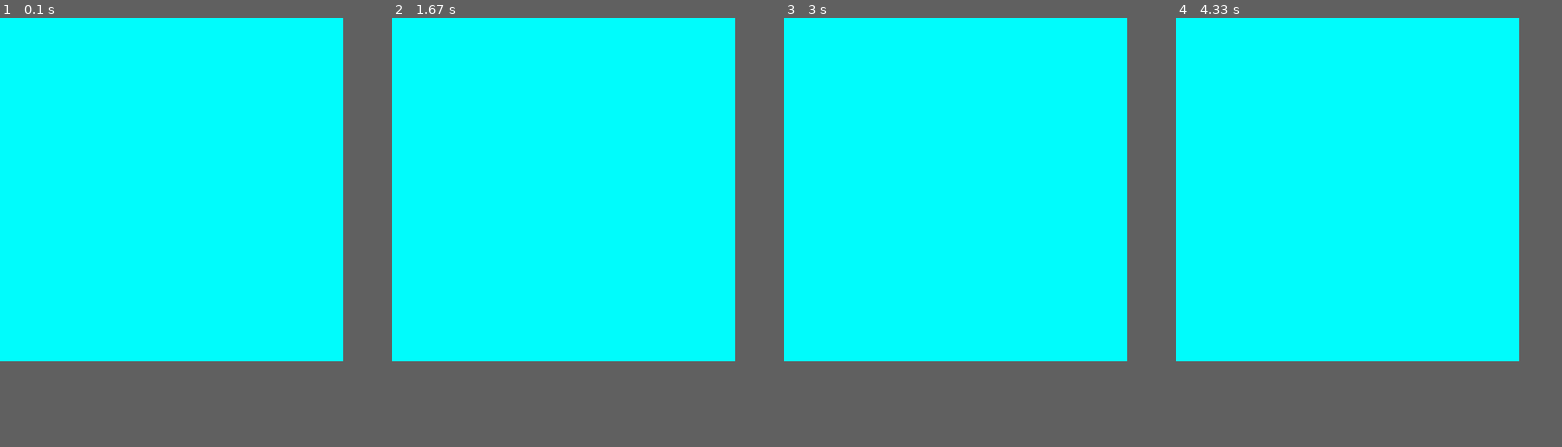
Above: before the commit, frames 1-4 (left to right).
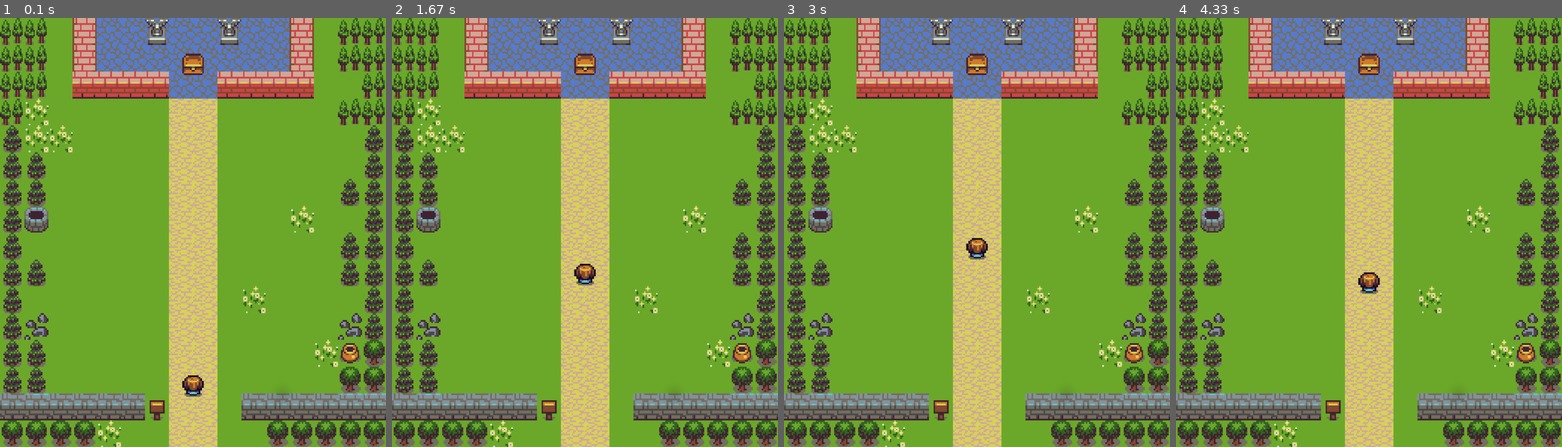
Above: after the commit, the same moments.

Repository: jhessin/py3eg
Game: pygame game, started from pygame-tutorial/main.py
Same seed, same stepped clock (60 frames per second), same inputs: the game is played once before the commit and once after it.
Inputs:
- Up to frame 1 (0.1 s): no input
- Up to frame 2 (1.67 s): hold Up 0.33-0.8 s; hold Down 0.83-1.13 s; hold Up 1.17-1.53 s; hold Down from 1.57 s (still down)
- Up to frame 3 (3 s): release Down at 1.93 s; hold Up 1.97-2.27 s; hold Down 2.3-2.6 s; hold Up from 2.63 s (still down)
- Up to frame 4 (4.33 s): release Up at 3 s; hold Down 3.03-3.4 s; hold Up 3.43-3.73 s; hold Down 3.77-4.07 s; hold Up from 4.1 s (still down)
The window is 720x720 before the commit and 810x900 after it. Grey fills any space a smaller window leaves; there, only what the larger window draws over its background counts as a difference.

The runs differ from the first frame. In frame 1, 86% of the frame differs, in the area x 0-100%, y 0-100%; in frame 2, 86%; in frame 3, 86%; in frame 4, 86%.

Commit message:
started working on the game my own way

Diff:
--- /dev/null
+++ b/pygame-tutorial/game.py
@@ -0,0 +1,69 @@
+from typing import Tuple
+import pygame
+from gameObject import GameObject
+from player import Player
+
+
+class Game:
+    def __init__(self) -> None:
+        self.screen_width: int = 900
+        self.screen_height: int = 1000
+        self.fill_color: Tuple[int, int, int] = (0, 255, 255)
+
+        item_scale: float = 50
+        treasure_x: float = self.screen_width / 2 - item_scale / 2
+        treasure_y: float = self.screen_height / 12
+        player_x: float = self.screen_width / 2 - item_scale / 2
+        player_y: float = self.screen_height * 5 / 6
+        player_speed: float = 10
+
+        self.screen: pygame.surface.Surface = pygame.display.set_mode(
+            (self.screen_width, self.screen_height))
+        self.clock: pygame.time.Clock = pygame.time.Clock()
+        self.background: GameObject = GameObject(0, 0, self.screen_width,
+                                                 self.screen_height,
+                                                 'assets/background.png')
+        self.treasure: GameObject = GameObject(treasure_x, treasure_y,
+                                               item_scale, item_scale,
+                                               'assets/treasure.png')
+
+        self.player: Player = Player(player_x, player_y, item_scale,
+                                     item_scale, 'assets/player.png',
+                                     player_speed)
+
+    def draw_objects(self):
+        self.screen.fill(self.fill_color)
+        self.background.renderTo(self.screen)
+        self.treasure.renderTo(self.screen)
+        self.player.renderTo(self.screen)
+        pygame.display.update()
+
+    def game_loop(self):
+        player_direction = 0
+        while True:
+            # Handle Events
+            events = pygame.event.get()
+            for event in events:
+                match event.type:
+                    case pygame.QUIT:
+                        return
+                    case pygame.KEYDOWN:
+                        if event.key == pygame.K_UP:
+                            # move player up
+                            player_direction = -1
+                        elif event.key == pygame.K_DOWN:
+                            # move player down
+                            player_direction = 1
+                        else:
+                            player_direction = 0
+                    case pygame.KEYUP:
+                        if event.key == pygame.K_UP or event.key == pygame.K_DOWN:
+                            player_direction = 0
+                    case _ :
+                        pass
+            # Execute logic
+            self.player.move(player_direction)
+            # Update display
+            self.draw_objects()
+
+            self.clock.tick(60)
--- /dev/null
+++ b/pygame-tutorial/gameObject.py
@@ -0,0 +1,15 @@
+import pygame
+
+
+class GameObject:
+    def __init__(self, x: float, y: float, width: float, height: float,
+                 image_path: str) -> None:
+        image = pygame.image.load(image_path)
+        self.image = pygame.transform.scale(image, (width, height))
+        self.x = x
+        self.y = y
+        self.width = width
+        self.height = height
+
+    def renderTo(self, screen: pygame.surface.Surface):
+        screen.blit(self.image, (self.x, self.y))
--- a/pygame-tutorial/main.py
+++ b/pygame-tutorial/main.py
@@ -1,35 +1,17 @@
 #!/usr/bin/env python3
 
 import pygame
+from game import Game
 
 
 def main():
     pygame.init()
 
     # Game Code
-    width = 800
-    height = 800
-    fill_color = (0, 255, 255)
+    game = Game()
+    game.game_loop()
 
-    screen = pygame.display.set_mode((width, height))
-    clock = pygame.time.Clock()
-
-    def game_loop():
-        while True:
-            # Handle Events
-            events = pygame.event.get()
-            for event in events:
-                if event.type == pygame.QUIT:
-                    return
-            # Execute logic
-            # Update display
-            screen.fill(fill_color)
-            pygame.display.update()
-
-            clock.tick(60)
-
-    game_loop()
-
+    # Quit the game
     pygame.quit()
     quit()
 
--- /dev/null
+++ b/pygame-tutorial/player.py
@@ -0,0 +1,12 @@
+import pygame
+from gameObject import GameObject
+
+
+class Player(GameObject):
+    def __init__(self, x: float, y: float, width: float, height: float,
+                 image_path: str, speed: int) -> None:
+        super().__init__(x, y, width, height, image_path)
+        self.speed: int = speed
+
+    def move(self, direction):
+        self.y += (direction * self.speed)
